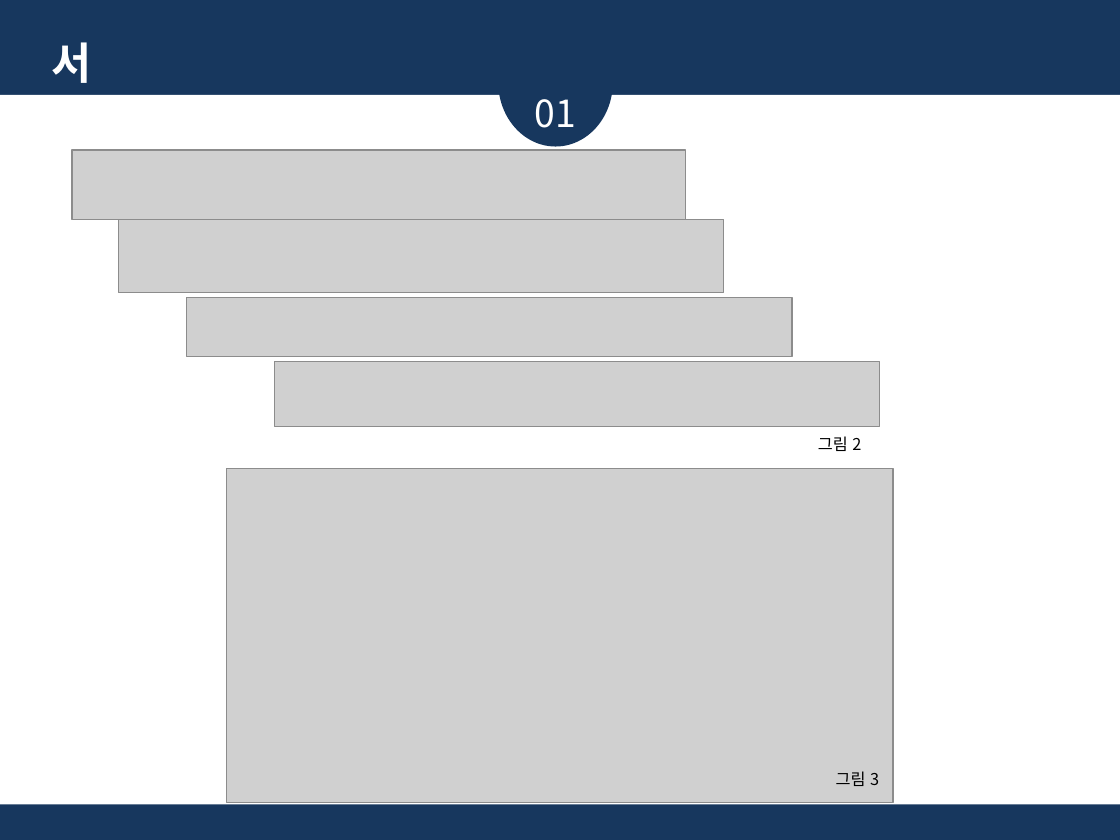
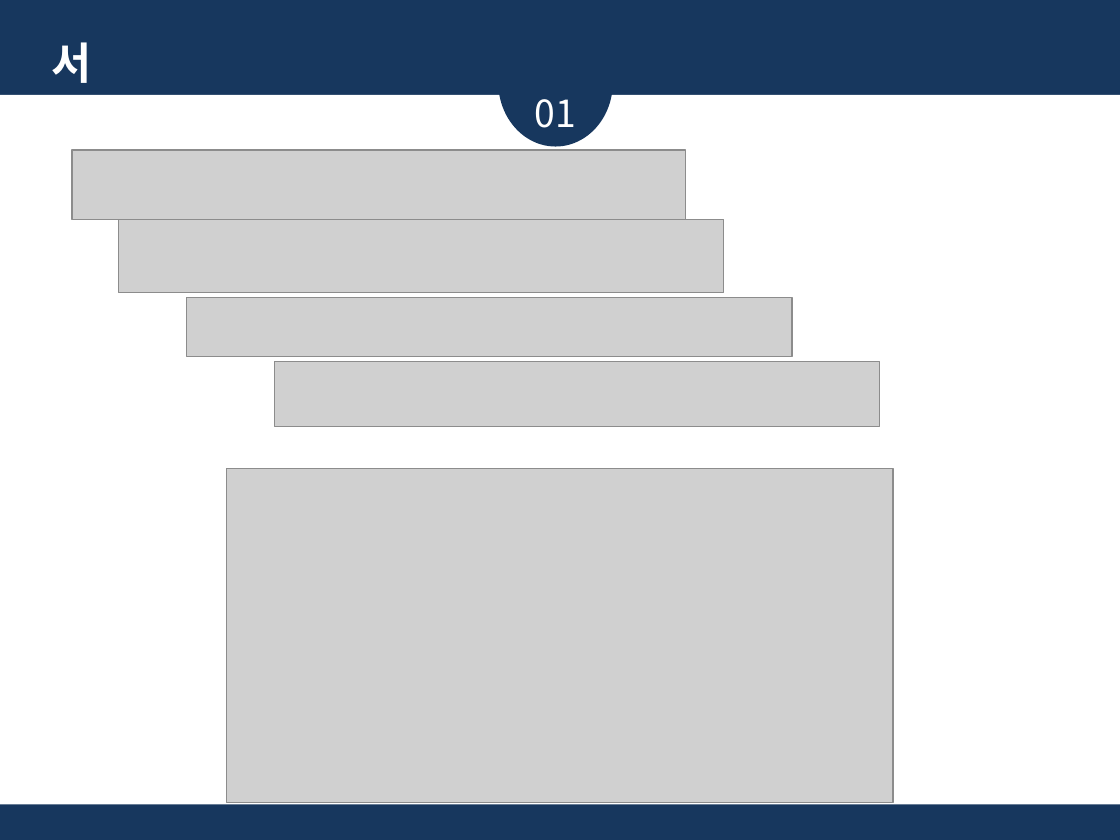
Before and after one commit to glad1470/2019_research, a slide deck: slide 4 of Doc/주제 선정 및 시장 조사_19.03.19/졸업논문 주제_임광효_김준영_2.pptx (slide 5 before the commit). Drawn at 1120x840 pixels with LibreOffice and Linux fonts; fonts in the diff are those of the drawing; grey boxes stand for pictures. Boxes give left, top, right and bottom in pixels: in the first picture for what was removed or moved away, otherwise in the second. Text is boxed around its words. In the diff, an @@ line names an element or a change of style, - is before the commit and + after.

```diff
--- a/Doc/주제 선정 및 시장 조사_19.03.19/졸업논문 주제_임광효_김준영_2.pptx
+++ b/Doc/주제 선정 및 시장 조사_19.03.19/졸업논문 주제_임광효_김준영_2.pptx
@@ text removed at [818,436,861,451] @@
-그림 2
@@ text removed at [836,771,879,786] @@
-그림 3
```
Also in this commit, not shown: 2 other slides changed, 5 slides added, 4 slides removed.
